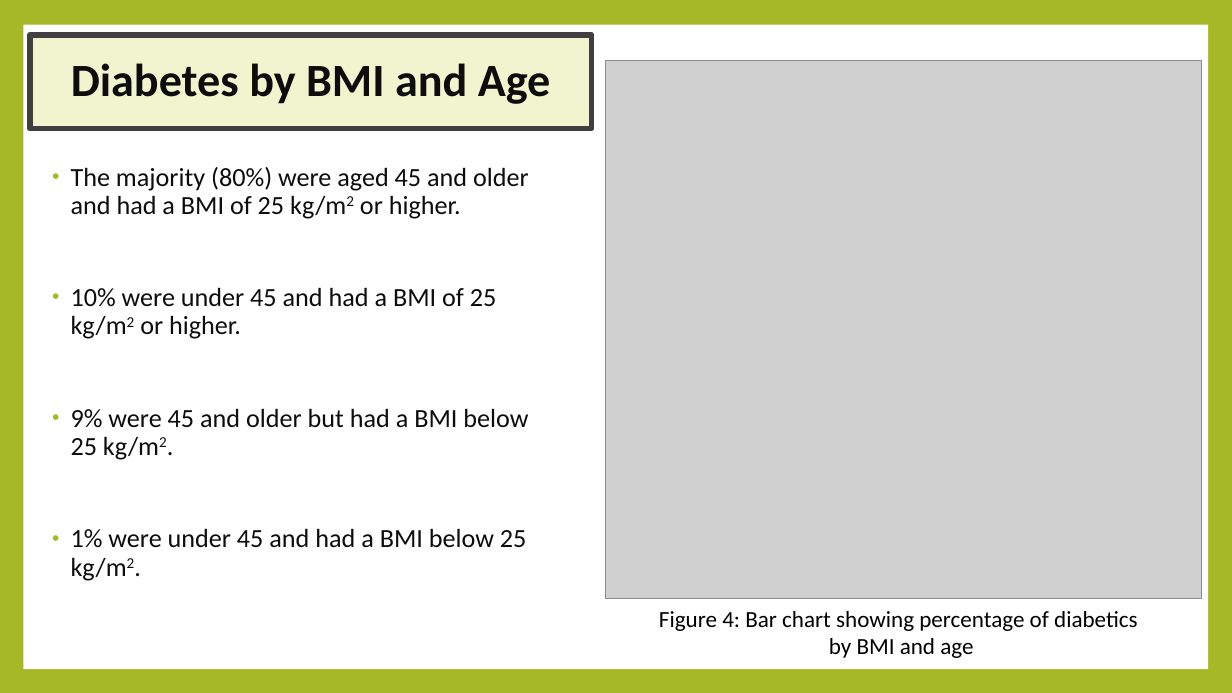
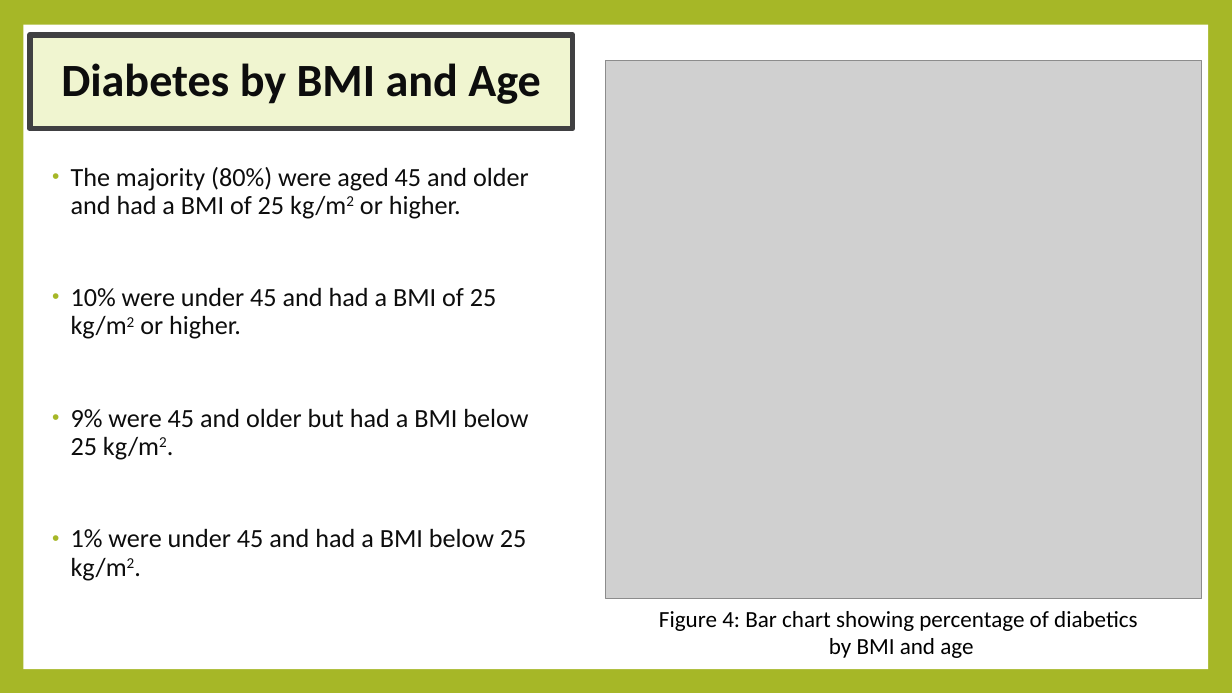
Before and after one commit to K01t0N/project-1, a slide deck: slide 10 of Exploring Potential Contributing Factors to Diabetes.pptx. Drawn at 1232x693 pixels with LibreOffice and Linux fonts; fonts in the diff are those of the drawing; grey boxes stand for pictures. Boxes give left, top, right and bottom in pixels: in the first picture for what was removed or moved away, otherwise in the second. Text is boxed around its words. In the diff, an @@ line names an element or a change of style, - is before the commit and + after.

```diff
--- a/Exploring Potential Contributing Factors to Diabetes.pptx
+++ b/Exploring Potential Contributing Factors to Diabetes.pptx
@@ title "Diabetes by BMI and Age": place and size @@
-title "Diabetes by BMI and Age" at (30,35,592,129)
+title "Diabetes by BMI and Age" at (30,35,573,129)
```
Also in this commit, not shown: 1 other slide changed.
